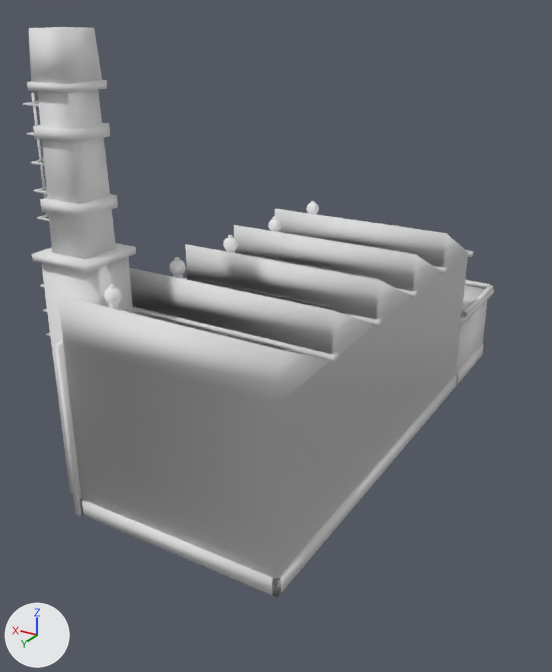
The glTF model price-of-everything-0.1/assets/supply_chain_3d/industrial_factory_lvl2_contour.glb, before and after one commit.
One viewpoint serves both versions: a camera (50 mm lens) standing at (-0.654, 1.208, 0.749) and looking at (-0.003, 0.122, 0.206). The lights are fixed; the arrows at lower left show +X, +Y and +Z. The picture after the commit comes second. Vertices at exactly the same position are counted once.

In view in the first picture: 'industrial_factory_contour'.
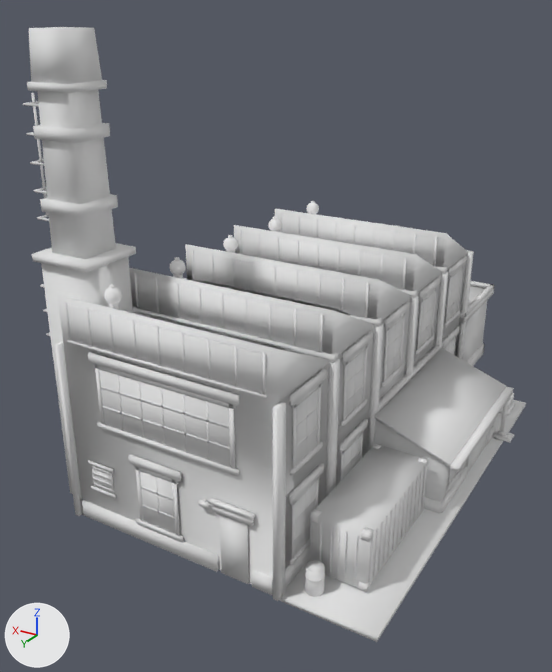
The newer file is also turned or shifted as a whole; pictures and numbers use the older file's frame.

Location of each change, (x1, y1, x2, y2) in pixels of the pictures (552 x 672 px):
'industrial_factory_contour', reshaped (7% wider, 8% taller)
    before: (23, 27, 495, 598)
    after: (23, 27, 526, 642)
part 1 of me_industrial_factory_contour, added
    after: (456, 251, 474, 359)
part 2 of me_industrial_factory_contour, added
    after: (435, 272, 449, 346)
part 3 of me_industrial_factory_contour, added
    after: (405, 295, 419, 376)
part 4 of me_industrial_factory_contour, added
    after: (367, 324, 384, 452)
part 5 of me_industrial_factory_contour, added
    after: (325, 359, 340, 498)
part 6 of me_industrial_factory_contour, added
    after: (273, 401, 286, 601)
part 7 of me_industrial_factory_contour, added
    after: (374, 343, 443, 414)
part 8 of me_industrial_factory_contour, added
    after: (468, 431, 487, 472)
part 9 of me_industrial_factory_contour, added
    after: (446, 468, 462, 492)
part 10 of me_industrial_factory_contour, added
    after: (487, 423, 497, 445)
part 11 of me_industrial_factory_contour, added
    after: (440, 466, 468, 513)
part 12 of me_industrial_factory_contour, added
    after: (424, 497, 441, 513)
part 13 of me_industrial_factory_contour, added
    after: (450, 387, 514, 472)
part 14 of me_industrial_factory_contour, added
    after: (64, 213, 526, 642)

Edits to the bpy script that builds the scene:
```text
Change me_industrial_factory_contour:
    used by ob_industrial_factory_contour; location = (0.0, 0.0, 0.0)
    remove me_industrial_factory_contour.from_pydata(...)  # 3451 vertices, 5446 faces; spans x -0.234..0.234, y -0.5..0.5, z 0.0..0.724
    add me_industrial_factory_contour.from_pydata(...)  # 5873 vertices, 9246 faces; spans x -0.392..0.234, y -0.5..0.5, z -0.008..0.724
    me_industrial_factory_contour part 1: a new loose piece, a box spanning x -0.233..-0.2249, y -0.2653..-0.2463, z 0.0..0.2985, in mat_paint (white #e7e7e7)
    me_industrial_factory_contour part 2: a new loose piece, a box spanning x -0.233..-0.2249, y -0.116..-0.097, z 0.0..0.2985, in mat_paint (white #e7e7e7)
    me_industrial_factory_contour part 3: a new loose piece, a box spanning x -0.233..-0.2249, y 0.0332..0.0522, z 0.0..0.2985, in mat_paint (white #e7e7e7)
    me_industrial_factory_contour part 4: a new loose piece, a box spanning x -0.233..-0.2249, y 0.1825..0.2015, z 0.0..0.2985, in mat_paint (white #e7e7e7)
    me_industrial_factory_contour part 5: a new loose piece, a box spanning x -0.233..-0.2249, y 0.3318..0.3507, z 0.0..0.2985, in mat_paint (white #e7e7e7)
    me_industrial_factory_contour part 6: a new loose piece, a box spanning x -0.233..-0.2249, y 0.481..0.5, z 0.0..0.2985, in mat_paint (white #e7e7e7)
    me_industrial_factory_contour part 7: a new loose piece, a box spanning x -0.2358..-0.2249, y -0.1133..0.1988, z 0.1486..0.1554, in mat_paint (white #e7e7e7)
    me_industrial_factory_contour part 8: a new loose piece, a box spanning x -0.3565..-0.3552, y -0.0455..0.0631, z 0.0..0.0787, in mat_paint (white #e7e7e7)
    me_industrial_factory_contour part 9: a new loose piece, a box spanning x -0.3592..-0.3552, y 0.1072..0.1737, z 0.0302..0.0377, in mat_paint (white #e7e7e7)
    me_industrial_factory_contour part 10: a new loose piece, a box spanning x -0.3579..-0.3497, y -0.1065..-0.0522, z 0.0..0.019, in mat_paint (white #e7e7e7)
    me_industrial_factory_contour part 11: a new loose piece, a box spanning x -0.3579..-0.3497, y 0.0699..0.192, z 0.0..0.019, in mat_paint (white #e7e7e7)
    me_industrial_factory_contour part 12: a new loose piece, a box spanning x -0.3538..-0.2249, y 0.1879..0.1961, z 0.0..0.019, in mat_paint (white #e7e7e7)
    me_industrial_factory_contour part 13: a new loose piece, a box spanning x -0.3782..-0.3647, y -0.1133..0.1988, z 0.0882..0.0963, in mat_paint (white #e7e7e7)
    me_industrial_factory_contour part 14: 2182 vertices added at x -0.392..0.124, y -0.256..0.499, z -0.008..0.366
    other edits to the shape of me_industrial_factory_contour do not show in these pictures
```
